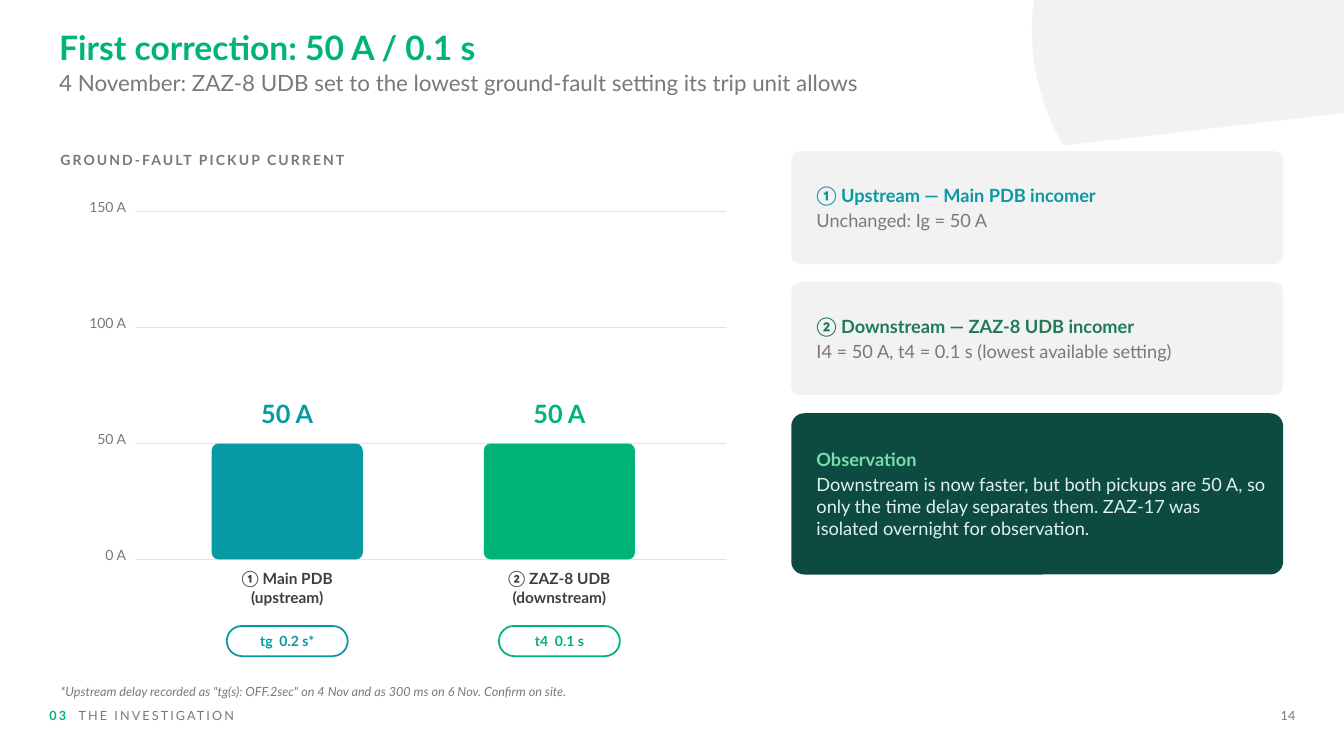
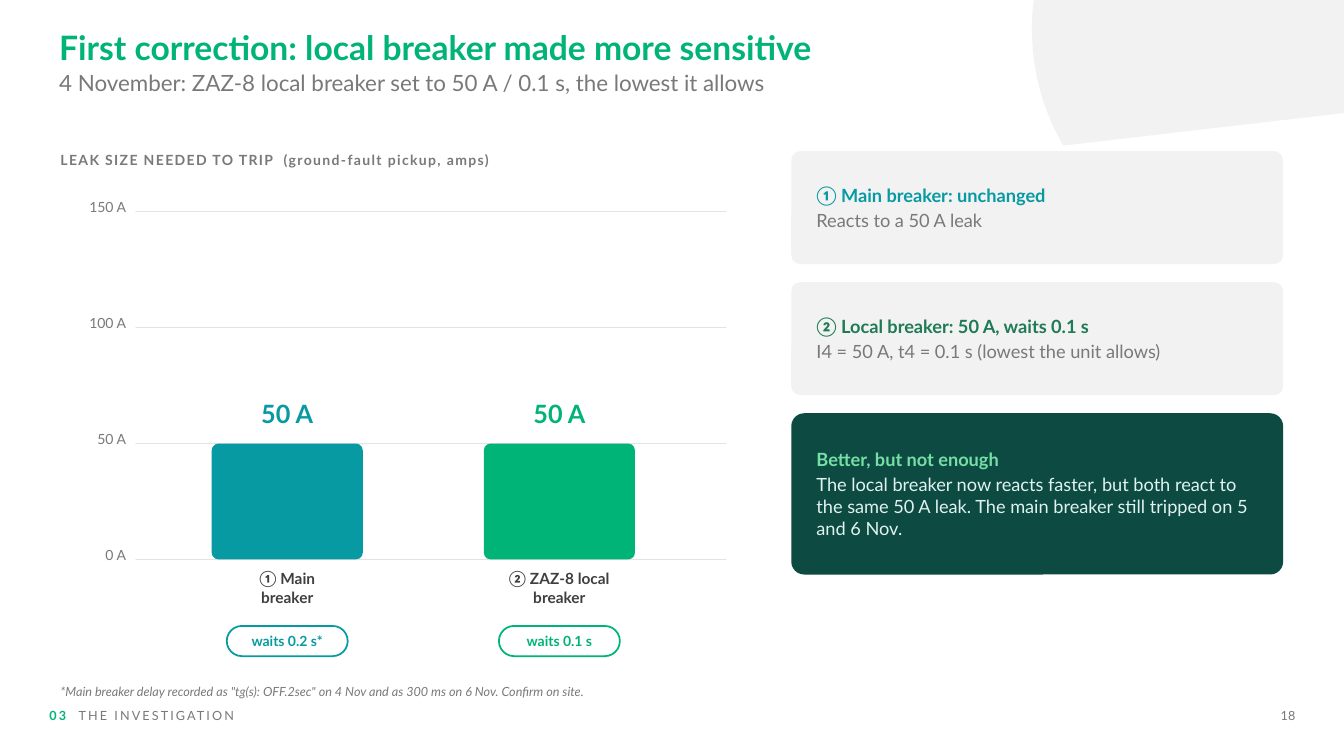
Before and after one commit to nasr9787alfarsi-alt/Nasr, a slide deck: slide 18 of presentations/ZAZ-8_Main_PDB_MCCB_Tripping_Investigation.pptx (slide 14 before the commit). Drawn at 1344x756 pixels with LibreOffice and Linux fonts; fonts in the diff are those of the drawing; background and template pictures are left out. Boxes give left, top, right and bottom in pixels: in the first picture for what was removed or moved away, otherwise in the second. Text is boxed around its words. In the diff, an @@ line names an element or a change of style, - is before the commit and + after.

```diff
--- a/presentations/ZAZ-8_Main_PDB_MCCB_Tripping_Investigation.pptx
+++ b/presentations/ZAZ-8_Main_PDB_MCCB_Tripping_Investigation.pptx
@@ text at (x1=59, y1=35, x2=812, y2=61): text changed @@
-First correction: 50 A / 0.1 s
+First correction: local breaker made more sensitive
@@ text at (x1=59, y1=74, x2=764, y2=94): text changed @@
-4 November: ZAZ-8 UDB set to the lowest ground-fault setting its trip unit allows
+4 November: ZAZ-8 local breaker set to 50 A / 0.1 s, the lowest it allows
@@ text at (x1=60, y1=154, x2=489, y2=168): text changed @@
-GROUND-FAULT PICKUP CURRENT
+LEAK SIZE NEEDED TO TRIP (ground-fault pickup, amps)
@@ text at (x1=816, y1=187, x2=1045, y2=227): text changed @@
-① Upstream — Main PDB incomer
-Unchanged: Ig = 50 A
+① Main breaker: unchanged
+Reacts to a 50 A leak
@@ text at (x1=816, y1=318, x2=1160, y2=361): text changed @@
-② Downstream — ZAZ-8 UDB incomer
-I4 = 50 A, t4 = 0.1 s (lowest available setting)
+② Local breaker: 50 A, waits 0.1 s
+I4 = 50 A, t4 = 0.1 s (lowest the unit allows)
@@ text at (x1=816, y1=452, x2=1248, y2=535): text changed @@
-Observation
-Downstream is now faster, but both pickups are 50 A, so only the time delay separates them. ZAZ-17 was isolated overnight for observation.
+Better, but not enough
+The local breaker now reacts faster, but both react to the same 50 A leak. The main breaker still tripped on 5 and 6 Nov.
@@ text at (x1=259, y1=571, x2=315, y2=603): text changed @@
-① Main PDB
-(upstream)
+① Main
+breaker
@@ text at (x1=509, y1=571, x2=610, y2=603): text changed @@
-② ZAZ-8 UDB
-(downstream)
+② ZAZ-8 local
+breaker
@@ text in rounded rectangle at (x1=252, y1=635, x2=323, y2=646): text changed @@
-tg 0.2 s*
+waits 0.2 s*
@@ text in rounded rectangle at (x1=527, y1=635, x2=592, y2=646): text changed @@
-t4 0.1 s
+waits 0.1 s
@@ text at (x1=60, y1=686, x2=583, y2=698): text changed @@
-*Upstream delay recorded as "tg(s): OFF.2sec" on 4 Nov and as 300 ms on 6 Nov. Confirm on site.
+*Main breaker delay recorded as "tg(s): OFF.2sec" on 4 Nov and as 300 ms on 6 Nov. Confirm on site.
@@ text at (x1=1281, y1=711, x2=1296, y2=720): text changed @@
-14
+18
```
Also in this commit, not shown: 22 other slides changed, 6 slides added.
